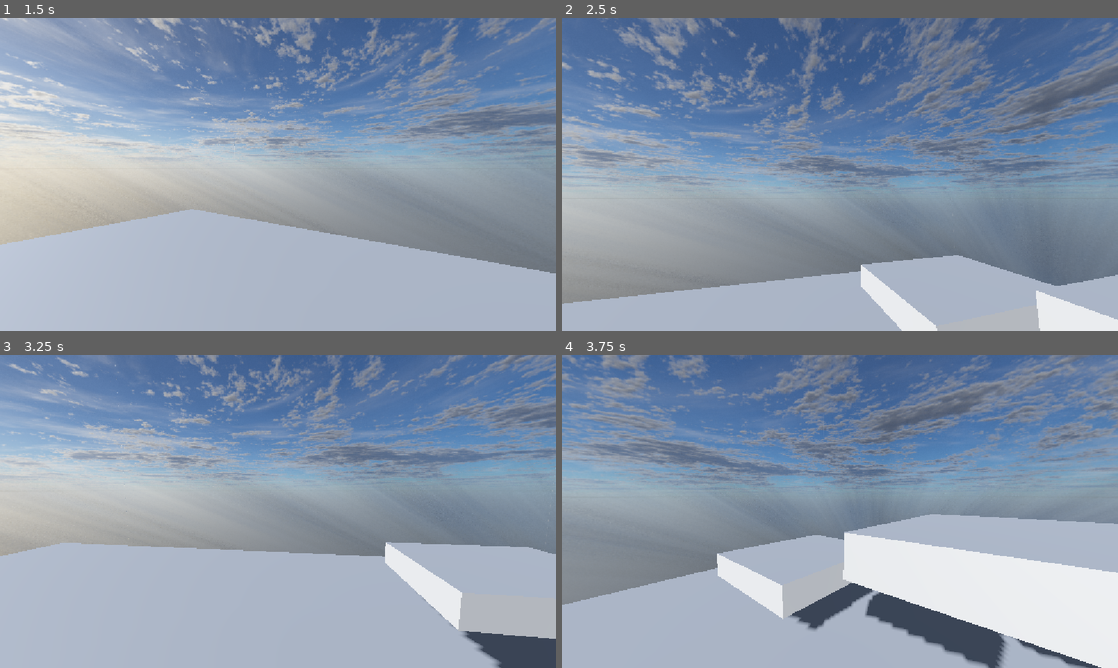
Above: before the commit, frames 1-4 (two rows, left to right).
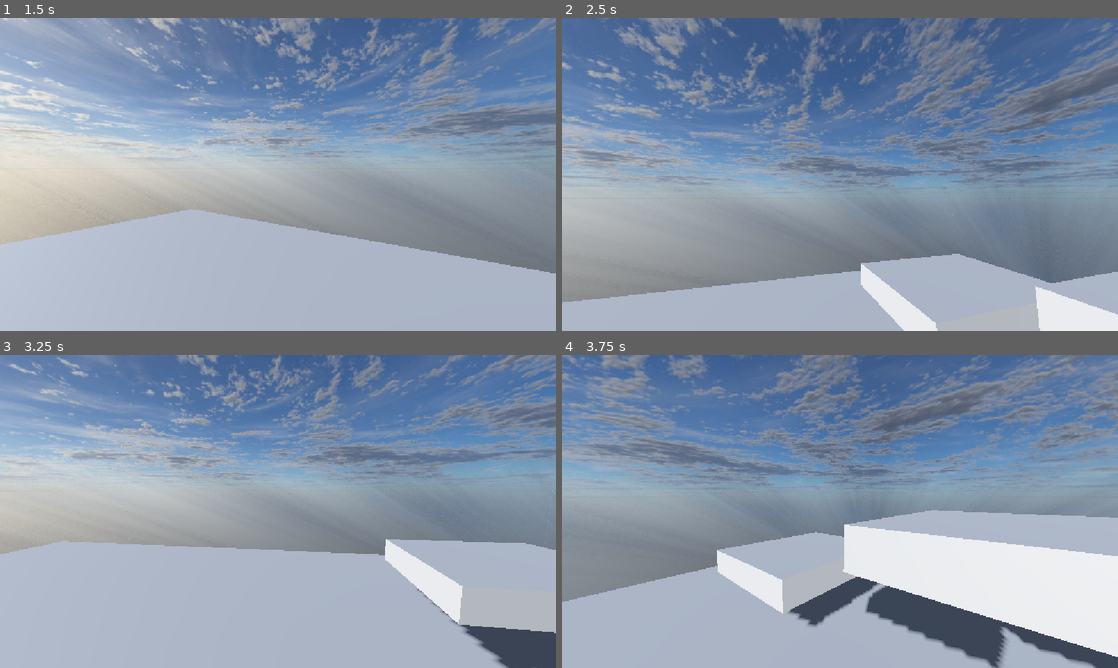
Above: after the commit, the same moments.

Repository: Wistful-Max/ICE-ICE-BABAY-GAME
Game: Godot game, scene res://scenes/Main.tscn
Two runs of this game, one before a commit and one after it. Both use one fixed random seed, a clock stepped at 60 frames per second and the inputs below.
Inputs (mouse positions are in pixels of both pictures, inside the frame that each line leads up to):
- Up to frame 1 (1.5 s): tap Enter (ui_accept) at 0.5, 0.77 s; move the mouse to (305, 174) at 0.52 s; click (305, 174) at 0.6 s; move the mouse to (250, 174) at 1.27 s; tap A (move_a) at 1.35 s
- Up to frame 2 (2.5 s): tap Enter (ui_accept) at 1.52, 2 s; click (812, 174) at 1.55 s; move the mouse to (851, 168) at 2.02 s; tap D (move_d) at 2.1 s; click (851, 168) at 2.3 s
- Up to frame 3 (3.25 s): move the mouse to (272, 517) at 2.77 s; tap S (move_s) at 2.85 s; tap Enter (ui_accept) at 3.02 s; click (272, 517) at 3.05 s
- Up to frame 4 (3.75 s): move the mouse to (878, 514) at 3.52 s; tap W (move_w) at 3.6 s

Frame 1 is identical in both runs. In frame 2, 0.8% of the frame differs, in the area x 0-100%, y 75-100%; in frame 3, 1.7%; in frame 4, 6.5%, in the area x 0-100%, y 49-100%.
Error after the commit: Cannot call method 'is_playing' on a null value. (res://scripts/player.gd:34)

Commit message:
gun added to player and now shoots

Diff:
--- a/project.godot
+++ b/project.godot
@@ -43,6 +43,11 @@
 "events": [Object(InputEventKey,"resource_local_to_scene":false,"resource_name":"","device":-1,"window_id":0,"alt_press …(192 unchanged characters)…
 ]
 }
+shoot={
+"deadzone": 0.2,
+"events": [Object(InputEventMouseButton,"resource_local_to_scene":false,"resource_name":"","device":-1,"window_id":0,"alt_pressed":false,"shift_pressed":false,"ctrl_pressed":false,"meta_pressed":false,"button_mask":0,"position":Vector2(0, 0),"global_position":Vector2(0, 0),"factor":1.0,"button_index":1,"canceled":false,"pressed":false,"double_click":false,"script":null)
+]
+}
 
 [physics]
 
--- a/scenes/Player.tscn
+++ b/scenes/Player.tscn
@@ -1,6 +1,7 @@
 [gd_scene format=3 uid="uid://bwek7m2h1tqlh"]
 
 [ext_resource type="Script" uid="uid://c4f0rucct4cj8" path="res://scripts/player.gd" id="1_p0vlq"]
+[ext_resource type="PackedScene" uid="uid://dss5ii5q58838" path="res://scenes/gunplakeholder.tscn" id="2_v6fml"]
 
 [sub_resource type="CapsuleShape3D" id="CapsuleShape3D_npsrk"]
 
@@ -13,3 +14,8 @@
 
 [node name="Camera3D" type="Camera3D" parent="." unique_id=544414845]
 transform = Transform3D(1, 0, 0, 0, 1, 0, 0, 0, 1, 0, 1.6, 0)
+
+[node name="gunplakeholder" parent="Camera3D" unique_id=1625825733 instance=ExtResource("2_v6fml")]
+transform = Transform3D(-4.371139e-08, 0, 1, 0, 1, 0, -1, 0, -4.371139e-08, 0.23559108, -0.15642476, -0.39767337)
+
+[editable path="Camera3D/gunplakeholder"]
--- a/scripts/player.gd
+++ b/scripts/player.gd
@@ -4,6 +4,7 @@
 const SPEED = 5.0
 const JUMP_VELOCITY = 4.5
 
+@onready var gun_anim: AnimationPlayer = $Camera3D/gunplakeholder/AnimationPlayer
 
 func _ready():
 	Input.mouse_mode = Input.MOUSE_MODE_CAPTURED
@@ -29,6 +30,10 @@
 		velocity.x = move_toward(velocity.x, 0, SPEED)
 		velocity.z = move_toward(velocity.z, 0, SPEED)
 
+	if Input.is_action_just_pressed("shoot"):
+		if !gun_anim.is_playing():
+			gun_anim.play("fire")
+
 	move_and_slide()
 
 func _input(event: InputEvent) -> void:
Not shown, removed: psx_357_magnum_revolver/license.txt
Binary file removed: psx_357_magnum_revolver/scene.bin
Not shown, removed: psx_357_magnum_revolver/scene.gltf
Not shown, removed: psx_357_magnum_revolver/scene.gltf.import
Binary file removed: psx_357_magnum_revolver/textures/M_Revolver_baseColor.png
Not shown, removed: psx_357_magnum_revolver/textures/M_Revolver_baseColor.png.import
